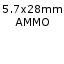
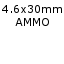
Comparing the layer stacks of the two 64px x 64px images. Changes:
renamed "5.7x28mm ..." to "4.6x30mm ...", painted on it over box(2, 5, 40, 13)
